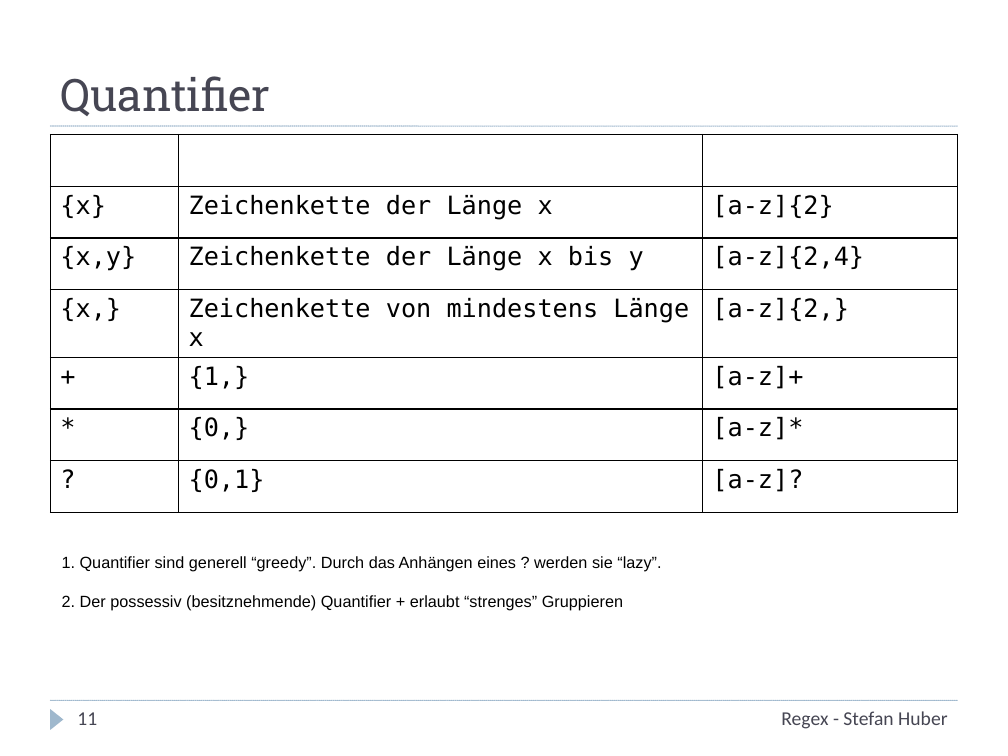
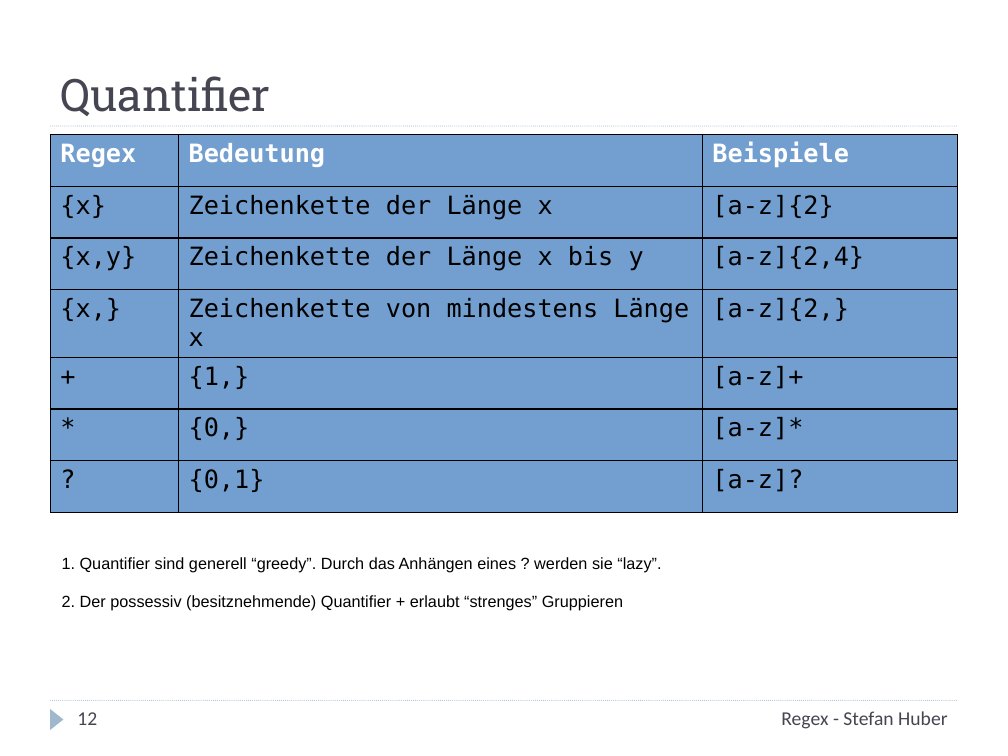
Before and after one commit to stefanhuber/regex-schulung, a slide deck: slide 12 of Regex.pptx (slide 11 before the commit). Drawn at 1008x756 pixels with LibreOffice and Linux fonts; fonts in the diff are those of the drawing. Boxes give left, top, right and bottom in pixels: in the first picture for what was removed or moved away, otherwise in the second. Text is boxed around its words. In the diff, an @@ line names an element or a change of style, - is before the commit and + after.

```diff
--- a/Regex.pptx
+++ b/Regex.pptx
@@ table at (x1=50, y1=134, x2=958, y2=497) @@
@@ fill none to #729FCF in 21 cells @@
@@ page number at (x1=77, y1=712, x2=97, y2=725): text changed @@
-11
+12
```
Also in this commit, not shown: 17 other slides changed, 1 slide added, 1 other file.
